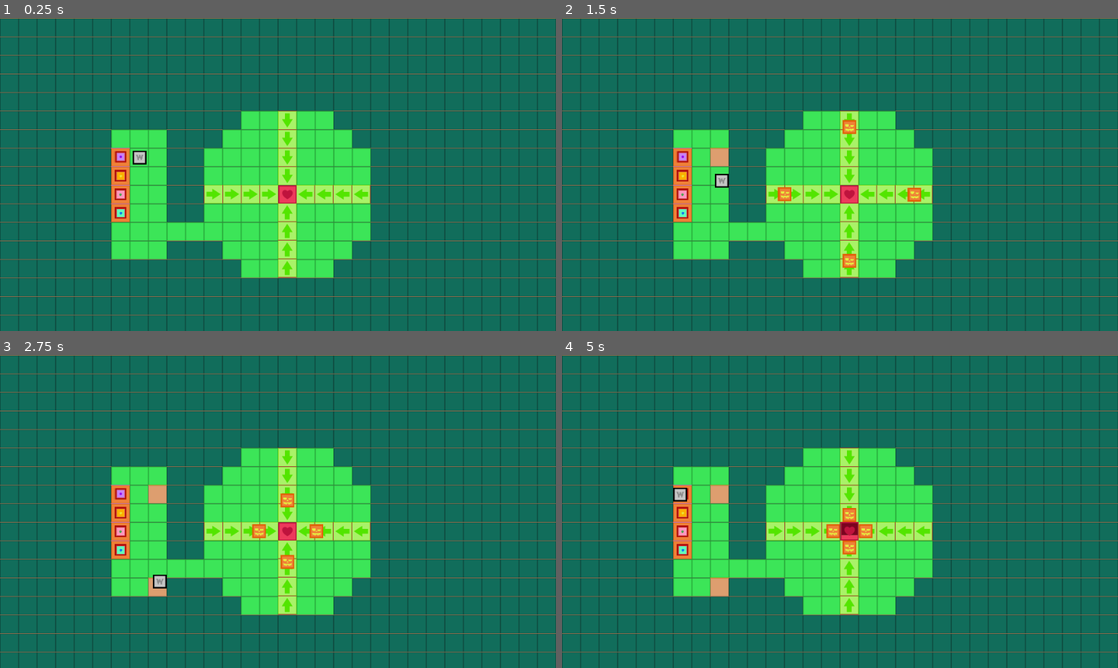
Above: before the commit, frames 1-4 (two rows, left to right).
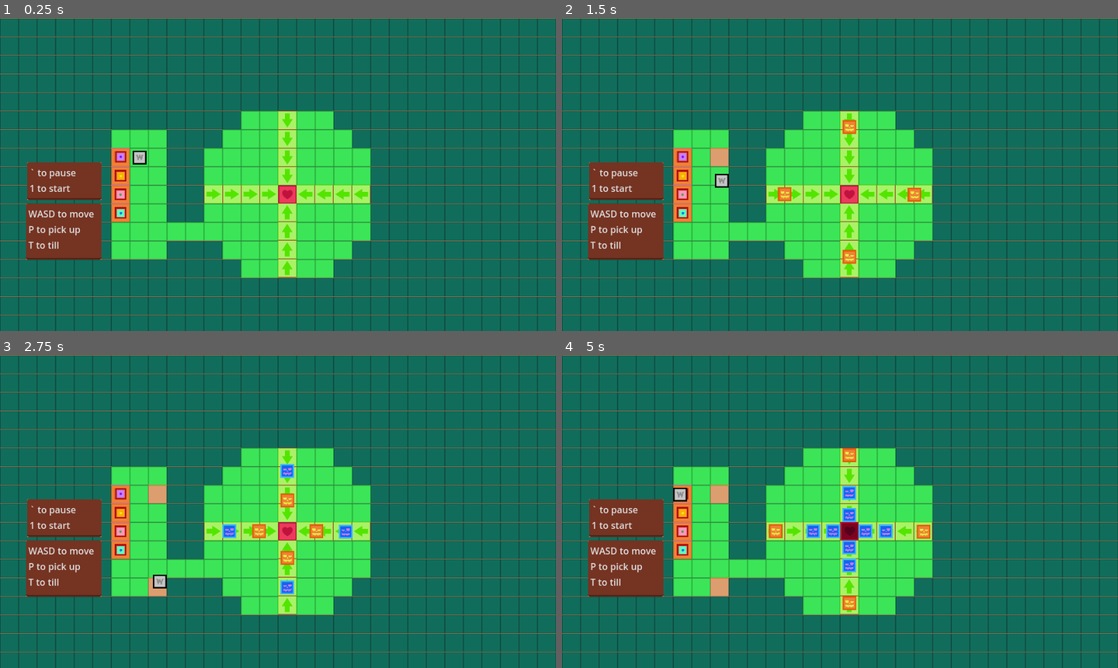
Above: after the commit, the same moments.

Repository: stirs1/wizardfarmer
Game: Godot game, scene res://main.tscn
Same seed, same stepped clock (60 frames per second), same inputs: the game is played once before the commit and once after it.
Inputs:
- Up to frame 1 (0.25 s): no input
- Up to frame 2 (1.5 s): tap Enter at 0.5 s; hold Right (move_right) 0.53-1.28 s; hold 1 (start) 0.53-1.28 s; tap T (till) at 0.8, 1.35 s; hold Down (move_down) from 1.28 s (still down)
- Up to frame 3 (2.75 s): tap 1 (start) at 1.55 s; release Down (move_down) at 2.03 s; hold Right (move_right) from 2.03 s (still down); tap P (pick_place) at 2.1 s; tap T (till) at 2.3 s
- Up to frame 4 (5 s): release Right (move_right) at 2.78 s; hold Up (move_up) 2.78-3.53 s; tap 1 (start) at 2.85, 4.35 s; hold Left (move_left) from 3.53 s (still down); tap T (till) at 3.6 s; tap ` (pause) at 4.15 s

The runs differ from the first frame. In frame 1, 4.1% of the frame differs, in the area x 4-19%, y 46-78%; in frame 2, 4.2%; in frame 3, 4.7%; in frame 4, 5.6%, in the area x 4-67%, y 29-82%.

Commit message:
combat manager functional

Diff:
--- a/CombatManager.gd
+++ b/CombatManager.gd
@@ -1,9 +1,15 @@
 extends Node
 
-#var pumpkin: Node2D
+var pumpkin: Node2D
+var pumpkin2: Node2D
+var pumpkin3: Node2D
+var pumpkin4: Node2D
+
 var cm_dtag := "COMBAT MANAGER: "
-
-#@onready var PumpkinScene = preload("res://enemy_pumpkin.tscn")
+var pumpkin_start_cell
+@onready var PumpkinScene = preload("res://enemy_pumpkin.tscn")
+@onready var settings = preload("res://settings.tres")
+@onready var enemy_target = get_tree().root.get_node("Main/EnemyTarget")
 
 func _ready():
     await get_tree().root.ready
@@ -11,3 +17,42 @@
 
 func _on_game_started():
     print(cm_dtag, "signal received!")
+
+    # NOTE: copy/pasting the following code does indeed make duplicates, but it
+    # doesn't feel like the best way...
+
+    # spawns a pumpkin, sets location, direction, and speed
+    pumpkin = PumpkinScene.instantiate()
+    add_child(pumpkin)
+    pumpkin.add_to_group("Enemies")
+    pumpkin_start_cell = Vector2(496, 460)
+    pumpkin.position = pumpkin_start_cell
+    var direction = pumpkin.position.direction_to(enemy_target.global_position)
+    pumpkin.velocity = direction * settings.enemy_pumpkin_speed
+
+    # spawns the 2nd pumpkin
+    pumpkin2 = PumpkinScene.instantiate()
+    add_child(pumpkin2)
+    pumpkin2.add_to_group("Enemies")
+    pumpkin_start_cell = Vector2(656, 305)
+    pumpkin2.position = pumpkin_start_cell
+    direction = pumpkin2.position.direction_to(enemy_target.global_position)
+    pumpkin2.velocity = direction * settings.enemy_pumpkin_speed
+
+    # spawns the 3rd pumpkin
+    pumpkin3 = PumpkinScene.instantiate()
+    add_child(pumpkin3)
+    pumpkin3.add_to_group("Enemies")
+    pumpkin_start_cell = Vector2(337, 304)
+    pumpkin3.position = pumpkin_start_cell
+    direction = pumpkin3.position.direction_to(enemy_target.global_position)
+    pumpkin3.velocity = direction * settings.enemy_pumpkin_speed
+
+    # spawns the 4th pumpkin
+    pumpkin4 = PumpkinScene.instantiate()
+    add_child(pumpkin4)
+    pumpkin4.add_to_group("Enemies")
+    pumpkin_start_cell = Vector2(496, 141)
+    pumpkin4.position = pumpkin_start_cell
+    direction = pumpkin4.position.direction_to(enemy_target.global_position)
+    pumpkin4.velocity = direction * settings.enemy_pumpkin_speed
--- a/enemy_pumpkin.gd
+++ b/enemy_pumpkin.gd
@@ -15,12 +15,21 @@
 var pump_dtag := "PUMPKIN: "
 
 func _ready():
+
+    GameManager.game_started.connect(_on_game_started)
     # TODO: Set initial start position
     $AnimatedSprite2D.play("pumpkin_walk")
 
+    await get_tree().root.ready
+    # DEBUG
+    if global_position:
+        print (pump_dtag, "global_position is: ", global_position)
+    else:
+        pass
+
 func _physics_process(delta):
 
-    var direction = global_position.direction_to(%EnemyTarget.global_position)
+    var direction = global_position.direction_to(enemy_target.global_position)
     velocity = direction * settings.enemy_pumpkin_speed
 
     # TODO: if velocity = 0, play idle animation (this doesn't work currently)
@@ -51,3 +60,6 @@
         # kill the enemy
         if health <= 0:
             queue_free()
+
+func _on_game_started():
+    print(pump_dtag, "global position NOW is: ", global_position)
--- a/enemy_pumpkin.tscn
+++ b/enemy_pumpkin.tscn
@@ -45,6 +45,7 @@
 size = Vector2(26, 26)
 
 [node name="Enemy_Pumpkin" type="CharacterBody2D"]
+z_index = 1
 collision_layer = 4
 collision_mask = 24
 script = ExtResource("1_5o81w")
--- a/main.tscn
+++ b/main.tscn
@@ -1,11 +1,10 @@
-[gd_scene load_steps=14 format=4 uid="uid://dqv5an2dcb8p2"]
+[gd_scene load_steps=15 format=4 uid="uid://dqv5an2dcb8p2"]
 
 [ext_resource type="Script" path="res://main.gd" id="1_1y2lk"]
 [ext_resource type="Texture2D" uid="uid://ckhafygug4a2p" path="res://art/tilesheet.png" id="2_5auk8"]
 [ext_resource type="PackedScene" uid="uid://yj4xq8i8uolg" path="res://wizard.tscn" id="2_ligem"]
 [ext_resource type="PackedScene" uid="uid://c262fbwcrngth" path="res://dirt.tscn" id="4_jyv8d"]
 [ext_resource type="PackedScene" uid="uid://db0mu6td7him3" path="res://plant_grapeshot.tscn" id="5_7f7jy"]
-[ext_resource type="PackedScene" uid="uid://soolin2p8tvc" path="res://enemy_pumpkin.tscn" id="6_3j35g"]
 [ext_resource type="PackedScene" uid="uid://bqcp6w6fox8wq" path="res://plant_gourdie.tscn" id="6_cw0a4"]
 [ext_resource type="PackedScene" uid="uid://bksl3rvl65x7q" path="res://plant_strawjerry.tscn" id="7_ist8w"]
 [ext_resource type="PackedScene" uid="uid://dqbx3nxxecqrs" path="res://plant_aquaclam.tscn" id="8_bny1a"]
@@ -30,7 +29,7 @@
 2:3/0 = 0
 0:4/next_alternative_id = 2
 0:4/0 = 0
-0:4/0/z_index = 1
+0:4/0/z_index = 2
 0:4/0/physics_layer_0/polygon_0/points = PackedVector2Array(-16, -16, 16, -16, 16, 16, -16, 16)
 0:4/0/custom_data_0 = true
 1:4/0 = 0
@@ -43,6 +42,12 @@
 custom_data_layer_0/name = "destroyable"
 custom_data_layer_0/type = 1
 sources/1 = SubResource("TileSetAtlasSource_gd8pc")
+
+[sub_resource type="StyleBoxFlat" id="StyleBoxFlat_weps8"]
+bg_color = Color(1, 0.351547, 0.183913, 1)
+
+[sub_resource type="StyleBoxFlat" id="StyleBoxFlat_0cko1"]
+bg_color = Color(1, 0.352941, 0.184314, 1)
 
 [node name="Main" type="Node2D"]
 script = ExtResource("1_1y2lk")
@@ -94,19 +99,6 @@
 scale = Vector2(0.65, 0.65)
 collision_layer = 2
 
-[node name="Enemy_Pumpkin" parent="." groups=["Enemies"] instance=ExtResource("6_3j35g")]
-unique_name_in_owner = true
-position = Vector2(496, 467)
-
-[node name="Enemy_Pumpkin2" parent="." groups=["Enemies"] instance=ExtResource("6_3j35g")]
-position = Vector2(656, 305)
-
-[node name="Enemy_Pumpkin3" parent="." groups=["Enemies"] instance=ExtResource("6_3j35g")]
-position = Vector2(337, 304)
-
-[node name="Enemy_Pumpkin4" parent="." groups=["Enemies"] instance=ExtResource("6_3j35g")]
-position = Vector2(496, 141)
-
 [node name="EnemyTarget" parent="." instance=ExtResource("17_m13fc")]
 unique_name_in_owner = true
 position = Vector2(496, 304)
@@ -114,5 +106,37 @@
 [node name="HeartHome" parent="." instance=ExtResource("11_g8oir")]
 position = Vector2(496, 304)
 
+[node name="Panel" type="Panel" parent="."]
+z_index = 1000
+offset_left = 47.0
+offset_top = 249.0
+offset_right = 175.0
+offset_bottom = 314.0
+theme_override_styles/panel = SubResource("StyleBoxFlat_weps8")
+metadata/_edit_group_ = true
+
+[node name="TextEdit" type="TextEdit" parent="Panel"]
+layout_mode = 0
+offset_right = 128.0
+offset_bottom = 65.0
+text = "` to pause
+1 to start"
+
+[node name="Panel2" type="Panel" parent="."]
+z_index = 1000
+offset_left = 45.0
+offset_top = 320.0
+offset_right = 175.0
+offset_bottom = 417.0
+theme_override_styles/panel = SubResource("StyleBoxFlat_0cko1")
+
+[node name="TextEdit" type="TextEdit" parent="Panel2"]
+layout_mode = 0
+offset_right = 130.0
+offset_bottom = 97.0
+text = "WASD to move
+P to pick up
+T to till"
+
 [editable path="dirt"]
 [editable path="wizard"]
